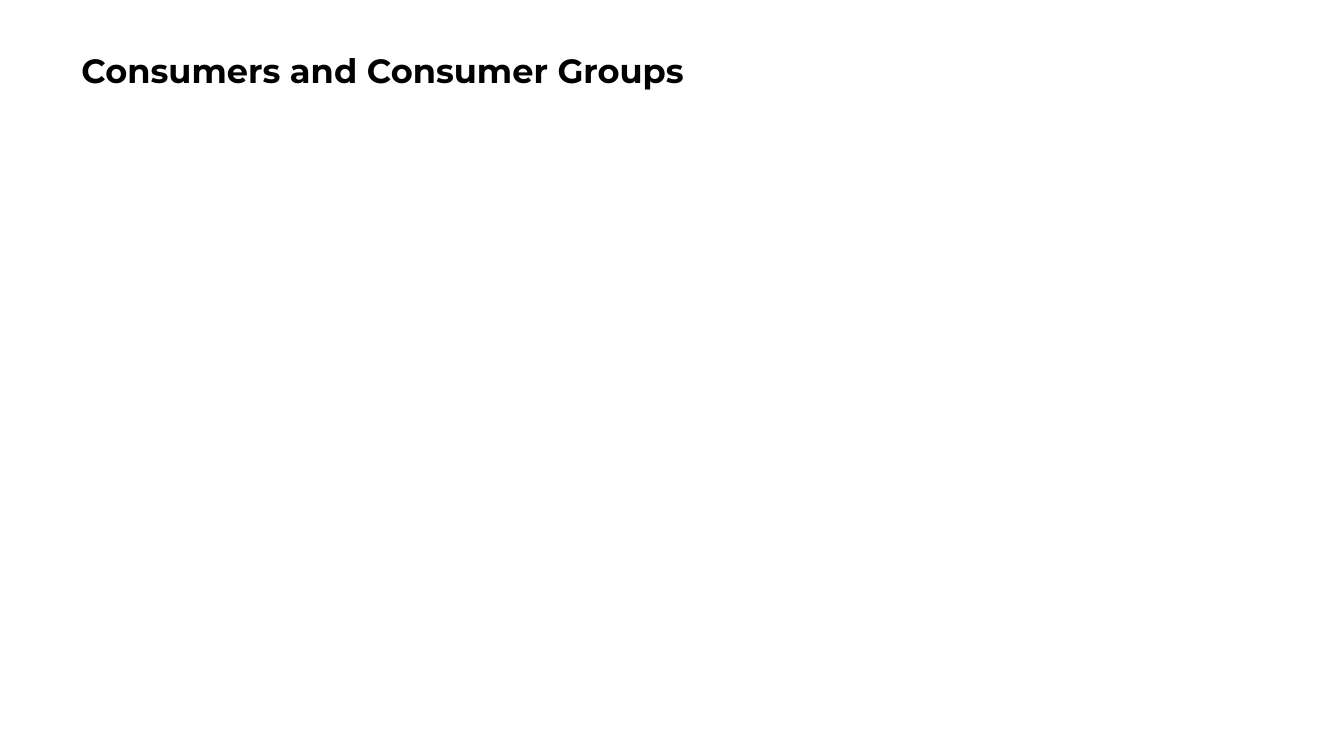
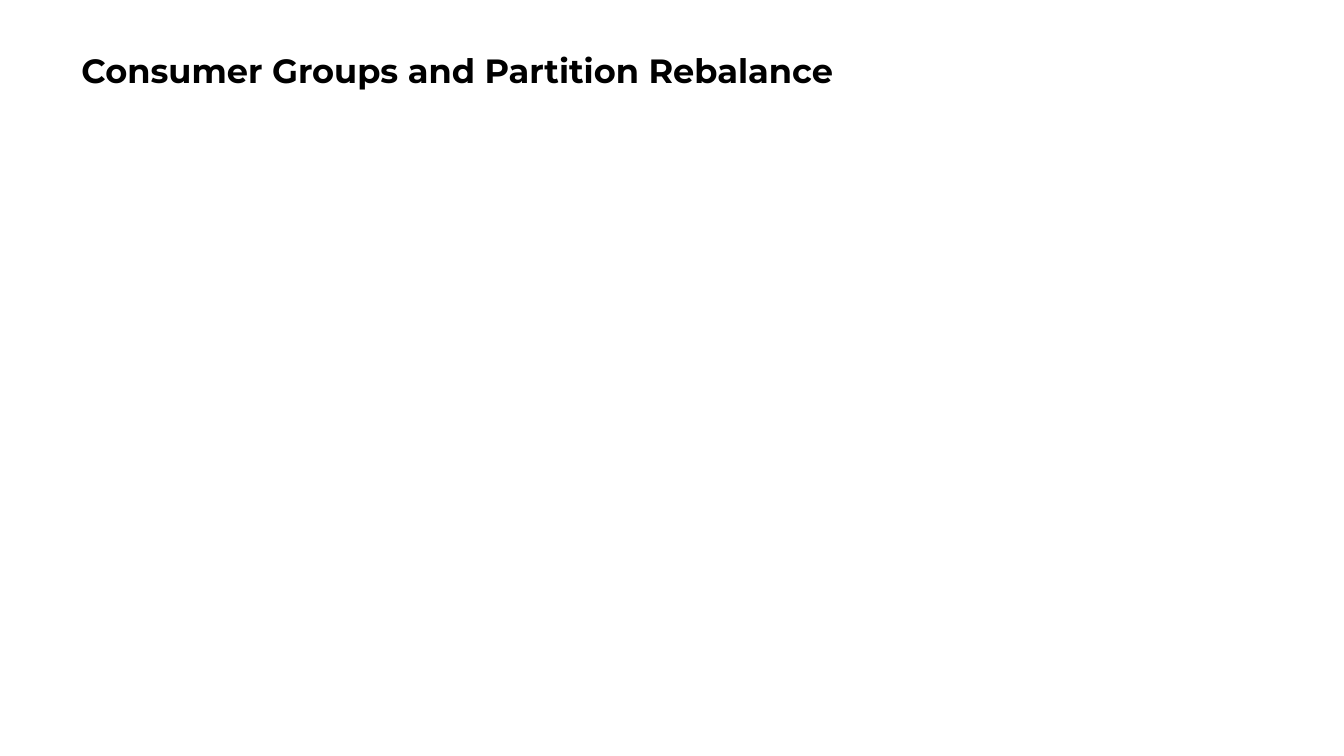
Before and after one commit to ngoctd314/books-note, a slide deck: slide 10 of Kafka Definitive Guide.pptx. Drawn at 1344x756 pixels with LibreOffice and Linux fonts; fonts in the diff are those of the drawing. Boxes give left, top, right and bottom in pixels: in the first picture for what was removed or moved away, otherwise in the second. Text is boxed around its words. In the diff, an @@ line names an element or a change of style, - is before the commit and + after.

```diff
--- a/Kafka Definitive Guide.pptx
+++ b/Kafka Definitive Guide.pptx
@@ title at <box>81,56,833,90</box>: text changed @@
-Consumers and Consumer Groups
+Consumer Groups and Partition Rebalance
```
Also in this commit, not shown: 3 other files.
